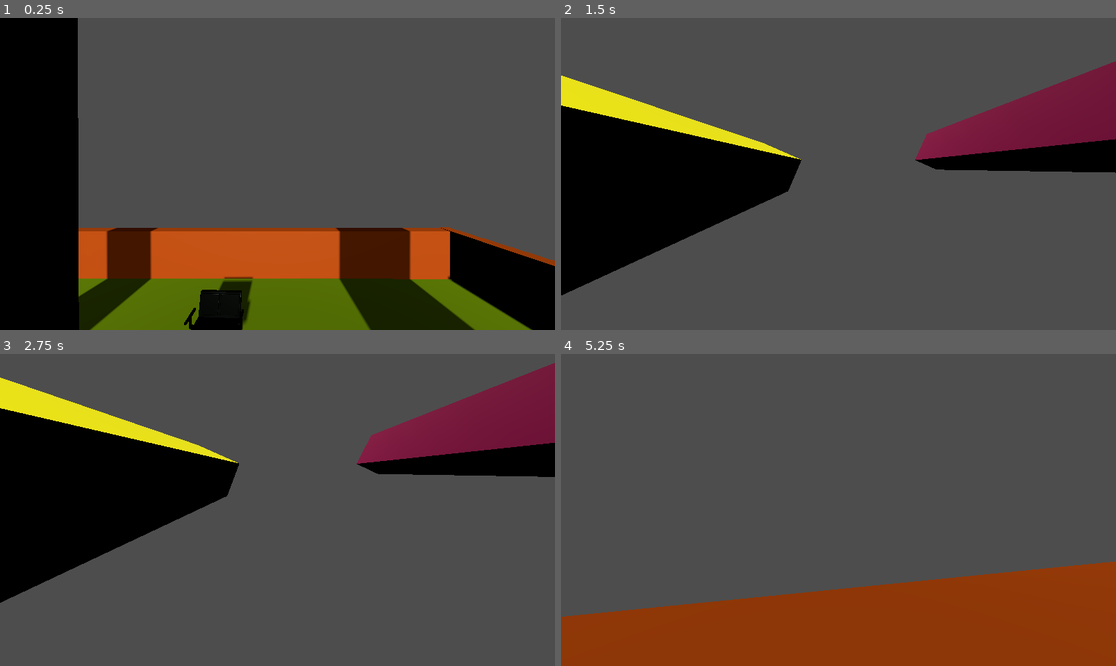
Above: before the commit, frames 1-4 (two rows, left to right).
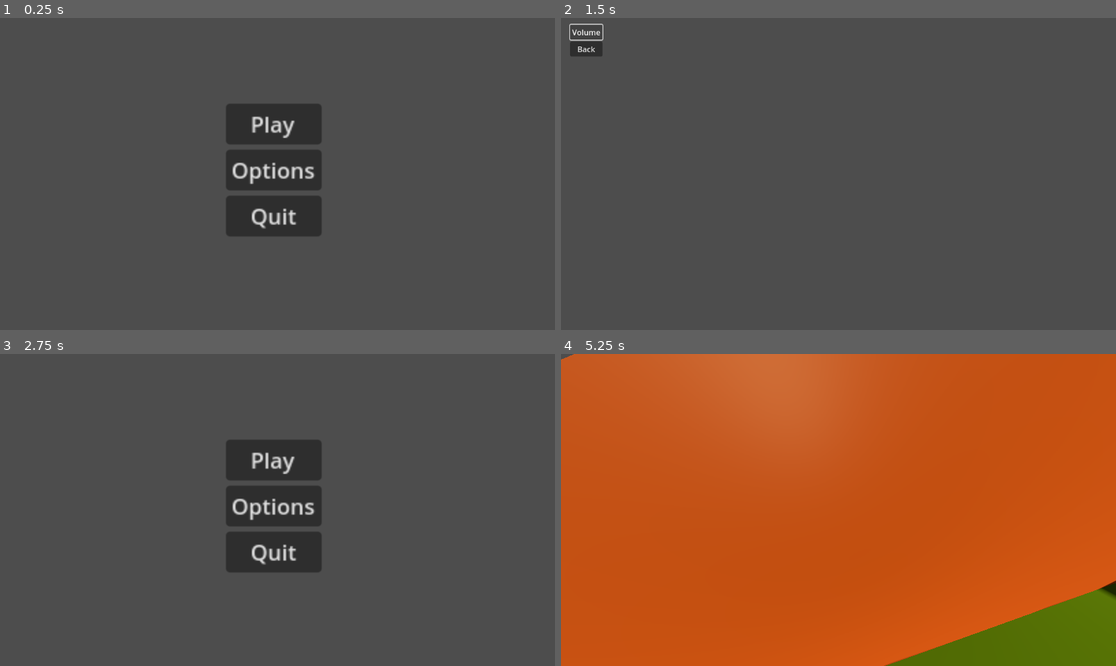
Above: after the commit, the same moments.

Repository: Jedwards14/ITGPMon0830
Game: Godot game, scene res://menu.tscn
Same seed, same stepped clock (60 frames per second), same inputs: the game is played once before the commit and once after it. Before the commit the project starts from res://TestWorld.tscn.
Inputs (mouse positions are in pixels of both pictures, inside the frame that each line leads up to):
- Up to frame 1 (0.25 s): no input
- Up to frame 2 (1.5 s): click (832, 170) at 0.5 s, where only the run after the commit has a clickable "Options"; click (588, 33) at 1.25 s, where only the run after the commit has a clickable "Volume"
- Up to frame 3 (2.75 s): click (27, 385) at 2 s, where only the run after the commit has a clickable "Back"
- Up to frame 4 (5.25 s): click (832, 460) at 2.75 s, where only the run after the commit has a clickable "Play"; tap Enter (ui_accept) at 3.5, 3.77, 4.52 s; move the mouse to (866, 510) at 3.52 s; hold Shift (RUN) 3.53-4.28 s; hold Up (ui_up) from 3.53 s (still down); move the mouse to (810, 510) at 4.27 s; tap Shift (RUN) at 4.35 s; move the mouse to (849, 503) at 5.02 s; hold Shift (RUN) from 5.03 s (still down)

The runs differ from the first frame. In frame 1, 47% of the frame differs, in the area x 0-100%, y 0-100%; in frame 2, 26%; in frame 3, 32%; in frame 4, 100%.

Commit message:
Added basic UI menu

Diff:
--- /dev/null
+++ b/intro-to-game-production/Options menu.tscn
@@ -0,0 +1,34 @@
+[gd_scene load_steps=2 format=3 uid="uid://datougvv3ognv"]
+
+[ext_resource type="Script" uid="uid://c17wfp7nqycev" path="res://options_menu.gd" id="1_o2mg8"]
+
+[node name="Options Menu" type="Control"]
+layout_mode = 3
+anchors_preset = 15
+anchor_right = 1.0
+anchor_bottom = 1.0
+offset_left = 19.0
+offset_top = 14.0
+offset_right = 19.0
+offset_bottom = 14.0
+grow_horizontal = 2
+grow_vertical = 2
+script = ExtResource("1_o2mg8")
+
+[node name="MarginContainer" type="MarginContainer" parent="."]
+layout_mode = 0
+offset_right = 40.0
+offset_bottom = 40.0
+
+[node name="VBoxContainer" type="VBoxContainer" parent="MarginContainer"]
+layout_mode = 2
+
+[node name="volume" type="Button" parent="MarginContainer/VBoxContainer"]
+layout_mode = 2
+text = "Volume"
+
+[node name="back" type="Button" parent="MarginContainer/VBoxContainer"]
+layout_mode = 2
+text = "Back"
+
+[connection signal="pressed" from="MarginContainer/VBoxContainer/back" to="." method="_on_back_pressed"]
--- /dev/null
+++ b/intro-to-game-production/menu.gd
@@ -0,0 +1,14 @@
+extends Control
+
+
+
+func _on_play_pressed() -> void:
+	get_tree().change_scene_to_file("res://TestWorld.tscn")
+
+
+func _on_options_pressed() -> void:
+	get_tree().change_scene_to_file("res://Options menu.tscn")
+
+
+func _on_quit_pressed() -> void:
+	get_tree().quit()
--- /dev/null
+++ b/intro-to-game-production/menu.tscn
@@ -0,0 +1,45 @@
+[gd_scene load_steps=2 format=3 uid="uid://b8h1lh8pwgevx"]
+
+[ext_resource type="Script" uid="uid://ctl7cb3x8ald5" path="res://menu.gd" id="1_lti8b"]
+
+[node name="Menu" type="Control"]
+layout_mode = 3
+anchors_preset = 15
+anchor_right = 1.0
+anchor_bottom = 1.0
+offset_left = 29.0
+offset_top = 18.0
+offset_right = 29.0
+offset_bottom = 18.0
+grow_horizontal = 2
+grow_vertical = 2
+script = ExtResource("1_lti8b")
+
+[node name="MarginContainer" type="MarginContainer" parent="."]
+layout_mode = 0
+offset_left = 440.0
+offset_top = 160.0
+offset_right = 510.0
+offset_bottom = 261.0
+scale = Vector2(2.8377, 2.72882)
+
+[node name="VBoxContainer" type="VBoxContainer" parent="MarginContainer"]
+layout_mode = 2
+
+[node name="play" type="Button" parent="MarginContainer/VBoxContainer"]
+layout_mode = 2
+text = "Play"
+
+[node name="options" type="Button" parent="MarginContainer/VBoxContainer"]
+layout_mode = 2
+text = "Options"
+
+[node name="quit" type="Button" parent="MarginContainer/VBoxContainer"]
+layout_mode = 2
+text = "Quit"
+
+[node name="CanvasLayer" type="CanvasLayer" parent="."]
+
+[connection signal="pressed" from="MarginContainer/VBoxContainer/play" to="." method="_on_play_pressed"]
+[connection signal="pressed" from="MarginContainer/VBoxContainer/options" to="." method="_on_options_pressed"]
+[connection signal="pressed" from="MarginContainer/VBoxContainer/quit" to="." method="_on_quit_pressed"]
--- /dev/null
+++ b/intro-to-game-production/options_menu.gd
@@ -0,0 +1,5 @@
+extends Control
+
+
+func _on_back_pressed() -> void:
+	get_tree().change_scene_to_file("res://menu.tscn")
--- a/intro-to-game-production/project.godot
+++ b/intro-to-game-production/project.godot
@@ -11,7 +11,7 @@
 [application]
 
 config/name="Introduction to Game Production Project"
-run/main_scene="uid://nd26owgfw4it"
+run/main_scene="uid://b8h1lh8pwgevx"
 config/features=PackedStringArray("4.4", "Forward Plus")
 config/icon="res://icon.png"
 
Not shown, added: intro-to-game-production/menu.gd.uid
Not shown, added: intro-to-game-production/options_menu.gd.uid
